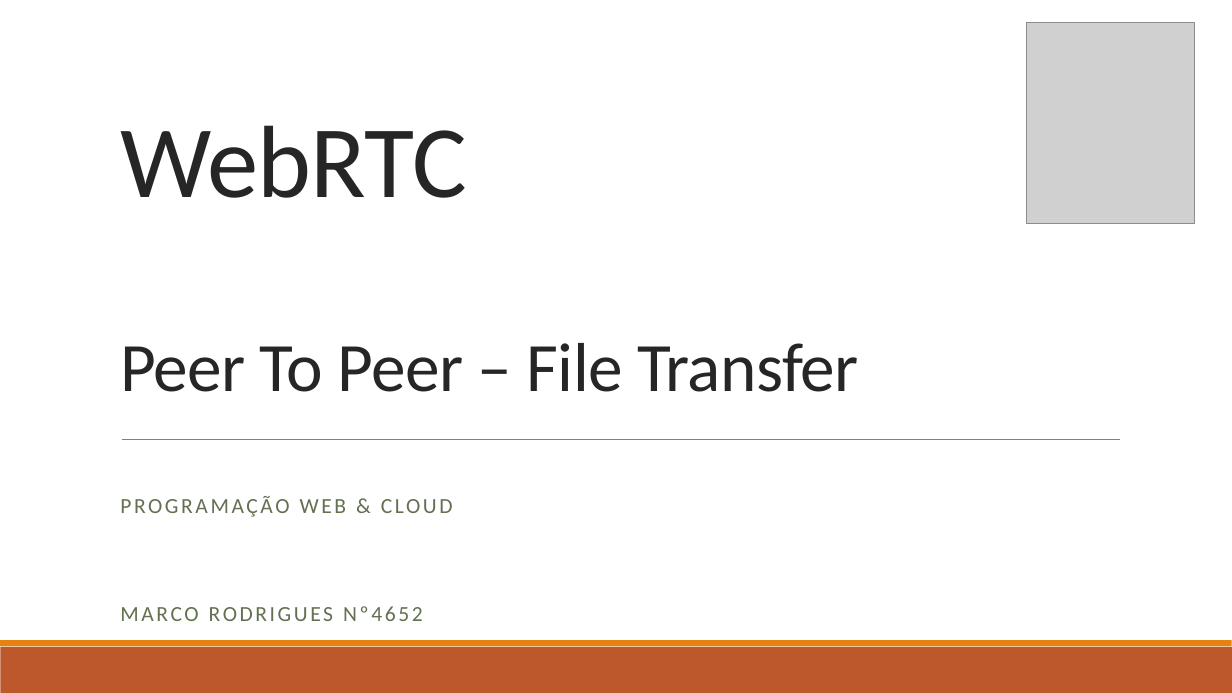
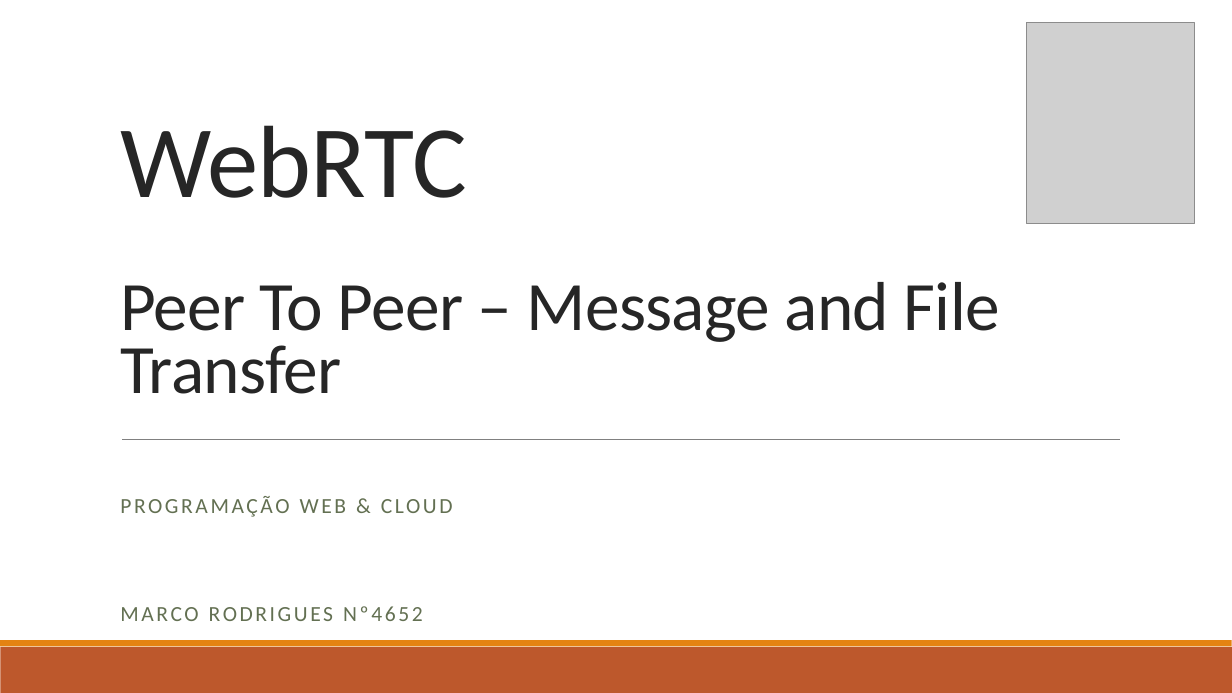
Before and after one commit to marcorlsrodrigues/pwc, a slide deck: slide 1 of WebRTC File Transfer - Marco Rodrigues.pptx. Drawn at 1232x693 pixels with LibreOffice and Linux fonts; fonts in the diff are those of the drawing; grey boxes stand for pictures. Boxes give left, top, right and bottom in pixels: in the first picture for what was removed or moved away, otherwise in the second. Text is boxed around its words. In the diff, an @@ line names an element or a change of style, - is before the commit and + after.

Commit message:
PeerJS v1

```diff
--- a/WebRTC File Transfer - Marco Rodrigues.pptx
+++ b/WebRTC File Transfer - Marco Rodrigues.pptx
@@ text at (120,282,1000,394): text changed @@
-Peer To Peer – File Transfer
+Peer To Peer – Message and File Transfer
```
Also in this commit, not shown: 5 other slides changed, 4 slides added, 4 slides removed, 4 other files.
